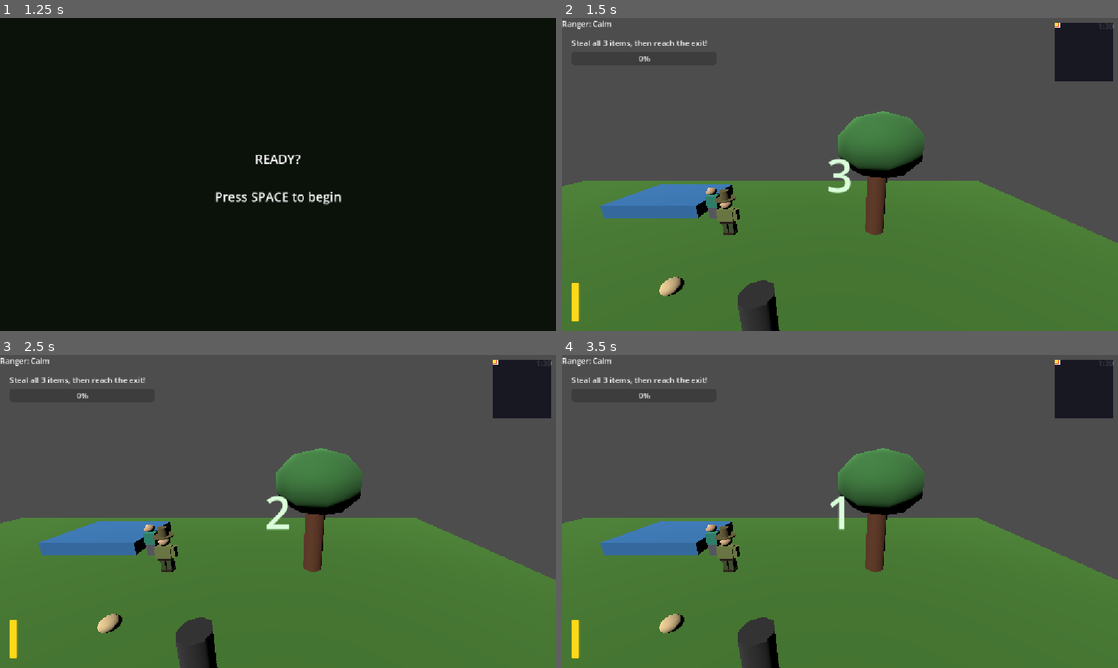
Above: before the commit, frames 1-4 (two rows, left to right).
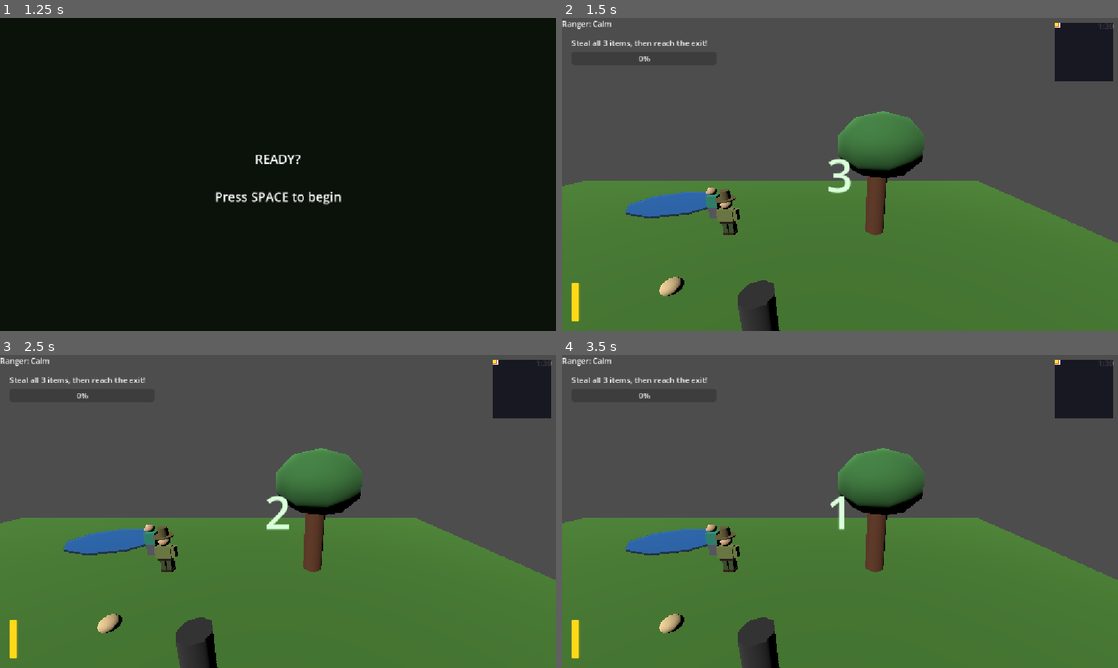
Above: after the commit, the same moments.

Repository: SkippyDoLittle/DontLookHuman
Game: Godot game, scene res://MainMenu.tscn
Same seed, same stepped clock (60 frames per second), same inputs: the game is played once before the commit and once after it.
Inputs:
- Up to frame 1 (1.25 s): click "PLAY" at 0.5 s
- Up to frame 2 (1.5 s): tap Space at 1.25 s; hold D (move_right) from 1.28 s (still down); hold Shift (run) from 1.28 s (still down)
- Up to frame 3 (2.5 s): tap Enter (ui_accept) at 1.52, 2, 2.27 s; release D (move_right) at 2.03 s; release Shift (run) at 2.03 s; hold S (move_back) from 2.03 s (still down); tap E (peck) at 2.1 s; tap Shift (run) at 2.3 s
- Up to frame 4 (3.5 s): tap R (restart) at 2.75 s; release S (move_back) at 2.78 s; hold D (move_right) from 2.78 s (still down); hold Shift (run) from 2.78 s (still down)

Frame 1 is identical in both runs. In frame 2, 1.0% of the frame differs, in the area x 6-31%, y 53-64%; in frame 3, 1.0%; in frame 4, 1.0%.

Commit message:
Add pond interaction and fix water visuals
- Replaced rectangular water box with oval CylinderMesh (9 sides,
  z-scale 0.72) — natural pond shape, no perfect circle or rectangle
- Switched from BoxMesh to two flat layers to eliminate z-fighting:
  WaterSurface (semi-transparent blue, y=0.07) and PondBed (dark
  opaque navy, y=0.003) give a depth illusion with no flashing
- player.gd: ellipse test detects when player enters the pond;
  movement speed halved while wading (applies to sprint too)
- ranger.gd: +12 suspicion/sec with "In the water!" label when ranger
  is nearby and player is in the pond — makes the water a risk/reward zone
- Minimap and park visitor scripts were already wired to their scene
  nodes in the previous commit; no additional changes needed

Co-Authored-By: Claude Sonnet 4.6 <noreply@anthropic.com>

Diff:
--- a/Main.tscn
+++ b/Main.tscn
@@ -293,12 +293,24 @@
 [sub_resource type="BoxShape3D" id="BoxShape3D_frefy"]
 size = Vector3(1.8, 0.72, 0.9)
 
-[sub_resource type="BoxMesh" id="BoxMesh_cwewh"]
-size = Vector3(3, 0.8, 2.2)
+; Organic pond disc: 9 sides (not a perfect circle) shared by both pond layers.
+; The node transform applies an oval scale (z * 0.72) so it reads as a natural
+; irregular pond rather than a mathematical circle or a rectangle.
+[sub_resource type="CylinderMesh" id="CylinderMesh_pond"]
+top_radius = 1.6
+bottom_radius = 1.6
+height = 0.01
+radial_segments = 9
+rings = 1
 
 [sub_resource type="StandardMaterial3D" id="StandardMaterial3D_ldbx0"]
 transparency = 1
-albedo_color = Color(0.22745098, 0.49803922, 0.75686276, 1)
+cull_mode = 2
+albedo_color = Color(0.15, 0.45, 0.78, 0.62)
+
+; PondBed material — dark opaque layer visible through the translucent water above.
+[sub_resource type="StandardMaterial3D" id="StandardMaterial3D_pond_bed"]
+albedo_color = Color(0.08, 0.18, 0.28, 1)
 
 [sub_resource type="StandardMaterial3D" id="StandardMaterial3D_grass"]
 albedo_color = Color(0.29, 0.52, 0.19, 1)
@@ -1222,10 +1234,20 @@
 
 [node name="Pond" type="Node3D" parent="." unique_id=1543891791]
 
+; Water surface — 9-sided oval disc (z scaled to 0.72 of x for an irregular oval).
+; Sits 7cm above ground so the pigeon's feet appear below the surface when wading.
+; Semi-transparent so the dark PondBed shows through as a depth cue.
 [node name="WaterSurface" type="MeshInstance3D" parent="Pond" unique_id=2098430698]
-transform = Transform3D(1, 0, 0, 0, 1, 0, 0, 0, 1, -3, 0, -7)
-mesh = SubResource("BoxMesh_cwewh")
+transform = Transform3D(1, 0, 0, 0, 1, 0, 0, 0, 0.72, -3, 0.07, -7)
+mesh = SubResource("CylinderMesh_pond")
 surface_material_override/0 = SubResource("StandardMaterial3D_ldbx0")
+
+; PondBed — same oval shape, 3mm above ground to avoid z-fighting with the ground mesh.
+; Dark and opaque; visible through the translucent water as the pond floor.
+[node name="PondBed" type="MeshInstance3D" parent="Pond"]
+transform = Transform3D(1, 0, 0, 0, 1, 0, 0, 0, 0.72, -3, 0.003, -7)
+mesh = SubResource("CylinderMesh_pond")
+surface_material_override/0 = SubResource("StandardMaterial3D_pond_bed")
 
 [node name="ParkVisitor1" type="CharacterBody3D" parent="." unique_id=1711111111]
 transform = Transform3D(1, 0, 0, 0, 1, 0, 0, 0, 1, -5, 0.525, 4)
--- a/player.gd
+++ b/player.gd
@@ -231,6 +231,18 @@
 # _stamina_depleted — Prevents the exhaust sound from repeating on every frame
 # while stamina is at zero. Set true when stamina first hits 0; reset when it
 # refills above 10 so the sound can fire again on the next depletion event.
+
+var in_water: bool = false
+# in_water — True while the player is inside the oval pond area.
+# Read by ranger.gd to add a small suspicion bonus (a pigeon wading looks odd).
+# Updated every frame in the movement section below.
+
+# Pond shape constants — must match the CylinderMesh in Main.tscn.
+# The pond mesh has top_radius=1.6 with z-scale 0.72 applied, making an oval.
+const _POND_CENTER  := Vector3(-3.0, 0.0, -7.0)
+const _POND_RADIUS_X: float = 1.6          # Half-width along X
+const _POND_RADIUS_Z: float = 1.6 * 0.72  # Half-depth along Z (oval squish)
+const _WATER_SPEED_FACTOR: float = 0.5    # Wading is half normal speed
 
 
 # =============================================================================
@@ -436,6 +448,19 @@
 	# So: if sprinting, use run_speed (4.0); otherwise use walk_speed (1.2)
 	var current_speed: float = run_speed if sprinting else walk_speed
 
+	# ── WATER CHECK: Slow the player while wading in the pond ───────────────
+	# Use the "point in ellipse" test: normalise the player's offset by each
+	# radius, then check whether the resulting point falls inside a unit circle.
+	# If (dx² + dz²) <= 1 the player is inside the ellipse.
+	var _dx: float = (global_position.x - _POND_CENTER.x) / _POND_RADIUS_X
+	var _dz: float = (global_position.z - _POND_CENTER.z) / _POND_RADIUS_Z
+	in_water = (_dx * _dx + _dz * _dz) <= 1.0
+
+	if in_water:
+		# Wading through shallow water is tiring and slow.
+		# Sprint is still physically possible but also half-speed in water.
+		current_speed *= _WATER_SPEED_FACTOR
+
 	# ── SECTION 3: APPLY HORIZONTAL MOVEMENT ────────────────────────────────
 
 	# Set the velocity's X component (left/right movement).
--- a/ranger.gd
+++ b/ranger.gd
@@ -462,6 +462,15 @@
 		active_gain += separation_gain_per_second
 		if reason == "":
 			reason = "Acting alone"
+
+	# SUSPICIOUS BEHAVIOUR 5: Wading in the pond
+	# Pigeons don't swim — a pigeon standing in the water looks wrong to a ranger.
+	# player.get("in_water") reads the flag set by player.gd's water check each frame.
+	# We use .get() (runtime lookup) because ranger.gd doesn't import player.gd directly.
+	if is_nearby and player.get("in_water"):
+		active_gain += 12.0
+		if reason == "":
+			reason = "In the water!"
 
 	# ── SECTION 5: UPDATE THE SUSPICION VALUE ────────────────────────────────
 
